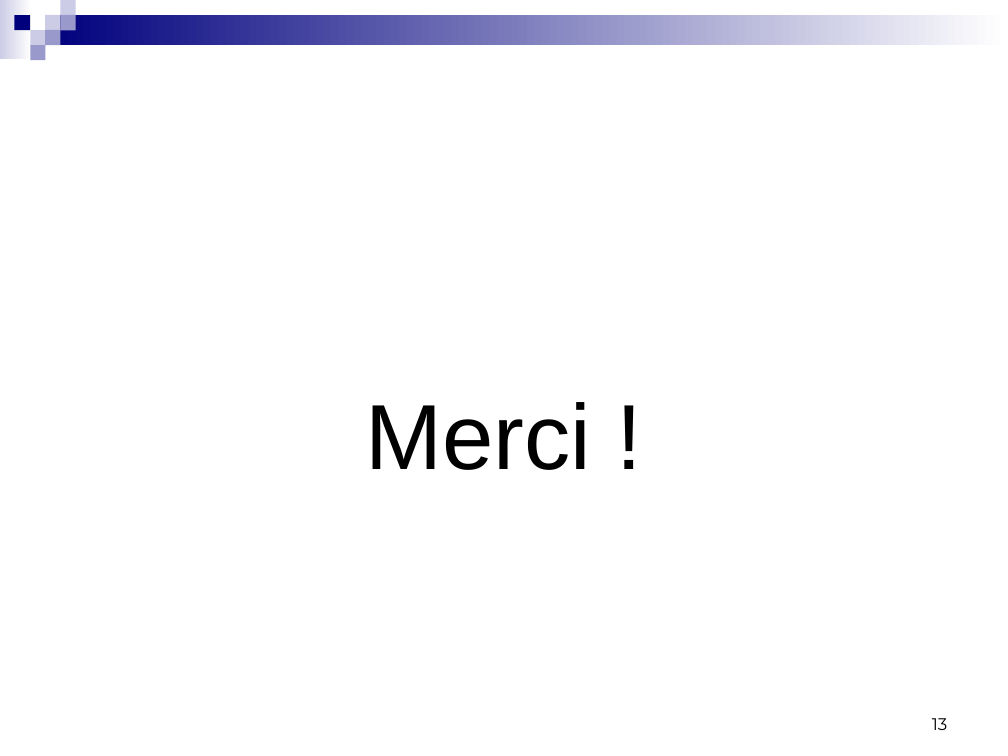
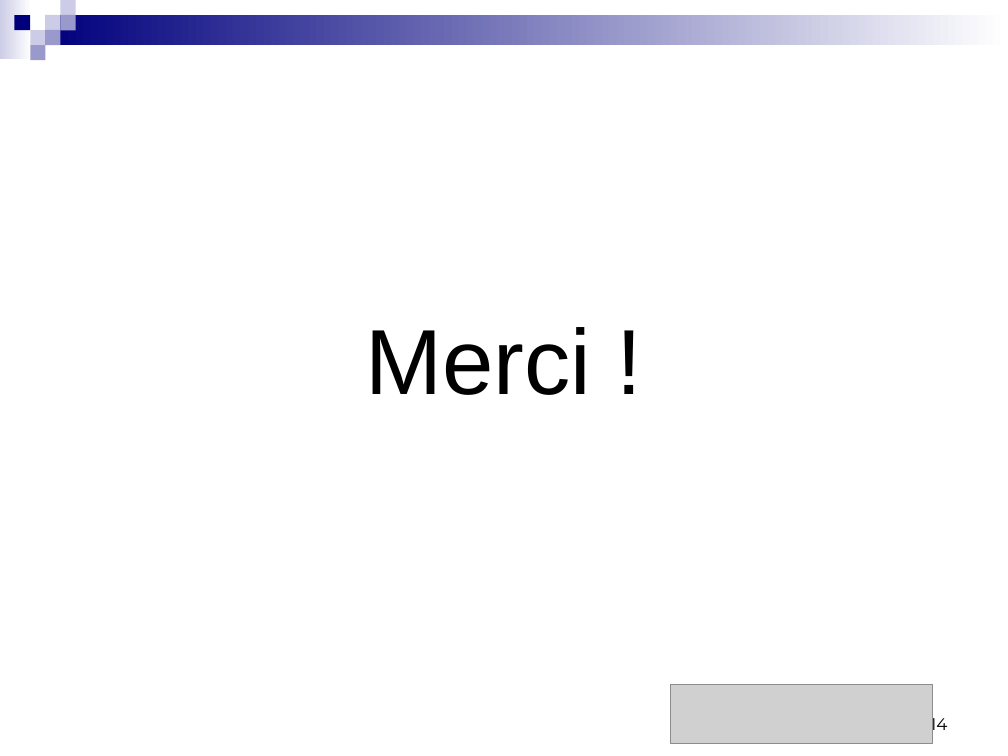
Before and after one commit to badrbouslikhin/Beluga, a slide deck: slide 14 of Rendu/PresentationFinale/Binome13PresentationFinalePRT.pptx (slide 13 before the commit). Drawn at 1008x756 pixels with LibreOffice and Linux fonts; fonts in the diff are those of the drawing; grey boxes stand for pictures. Boxes give left, top, right and bottom in pixels: in the first picture for what was removed or moved away, otherwise in the second. Text is boxed around its words. In the diff, an @@ line names an element or a change of style, - is before the commit and + after.

```diff
--- a/Rendu/PresentationFinale/Binome13PresentationFinalePRT.pptx
+++ b/Rendu/PresentationFinale/Binome13PresentationFinalePRT.pptx
@@ text "Merci !": place and size @@
-text "Merci !" at [365,402,591,470]
+text "Merci !" at [365,327,591,395]
@@ picture added at [670,684,932,744] @@
@@ page number at [930,714,947,735]: text changed @@
-13
+14
```
Also in this commit, not shown: 12 other slides changed, 1 slide added, 3 other files.
